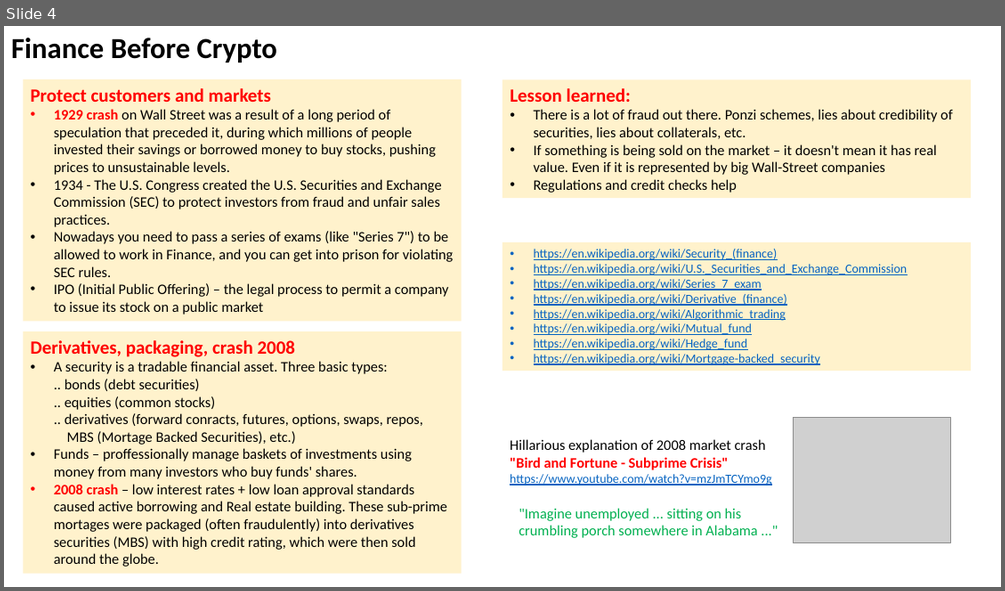
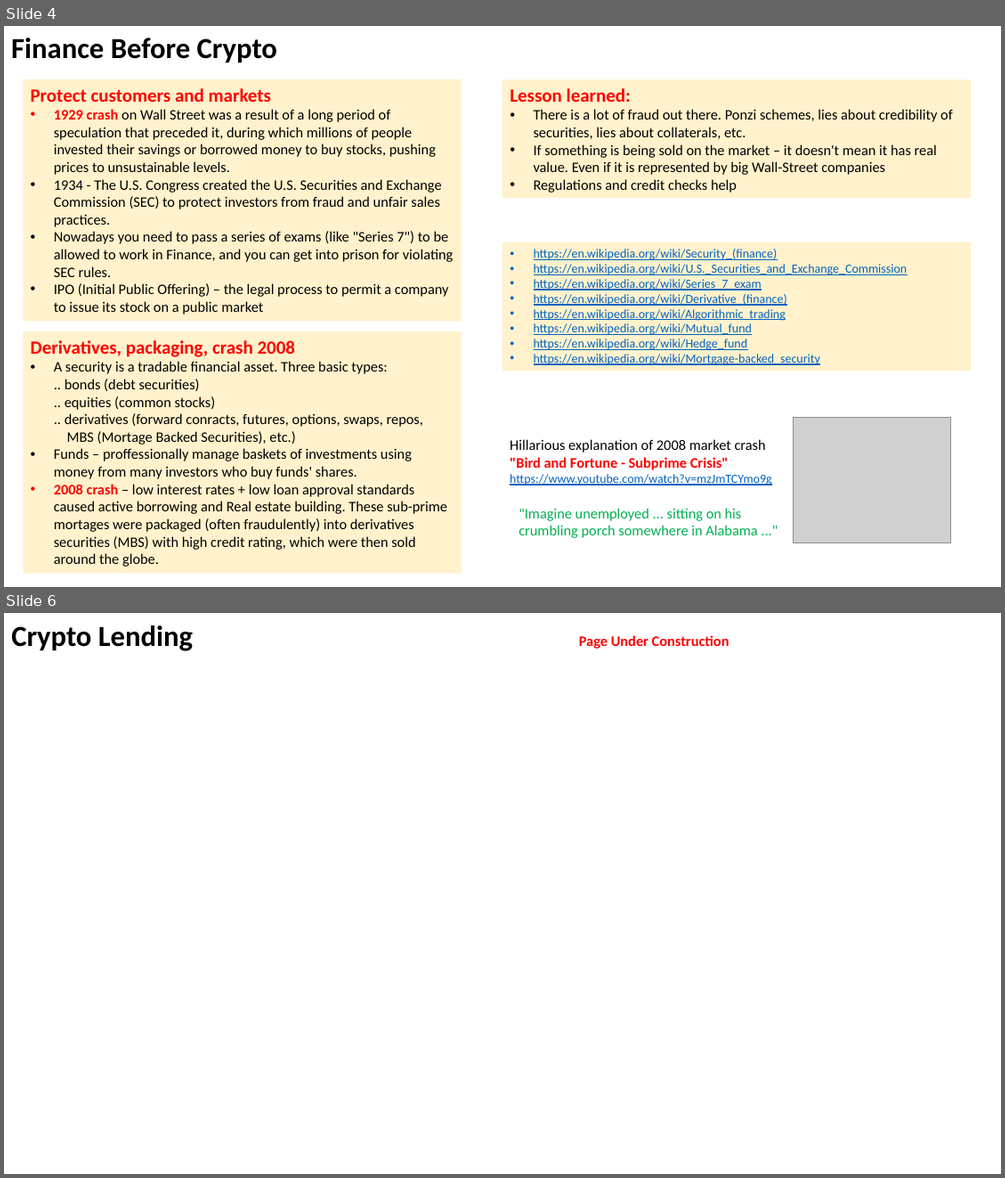
Before and after one commit to lselector/crypto, a slide deck: crypto_09_defi.pptx. Shown one above the other, each under a label of ours: slide 4 before the commit, slides 4 and 6 after it; the slides between them are not shown. The pictures are 1005x591 and 1005x1178 pixels, drawn with LibreOffice and Linux fonts; fonts in the diff are those of the drawing; grey boxes stand for pictures. Boxes give left, top, right and bottom in pixels: in the first picture for what was removed or moved away, otherwise in the second. Text is boxed around its words. In the diff, an @@ line names an element or a change of style, - is before the commit and + after.

```diff
--- a/crypto_09_defi.pptx
+++ b/crypto_09_defi.pptx
@@ slide 6 added at [4,613,1001,1174], background #FFFFFF @@
@@ text added at [11,625,193,651], 28 pt, text #000000, bold @@
+Crypto Lending
@@ text added at [579,635,729,649], 14 pt, text #FF0000, bold @@
+Page Under Construction
```
Also in this commit, not shown: 1 slide changed, 1 other slide added, 2 other files.
